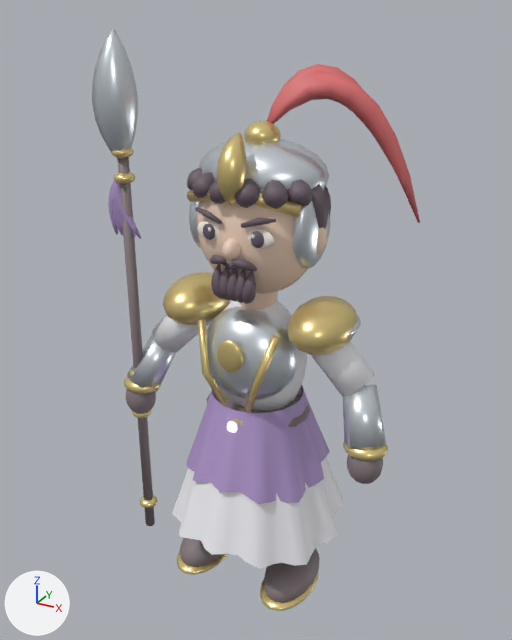
The glTF model samkok/web/models/01-e1.glb: old version first, new version second.
The view is the same before and after, from a 50 mm camera at (1.9, -3.47, 3.61) aimed at (-0.03, 0.04, 1.86). Lighting does not change. The marker at lower left points along +X, +Y and +Z. The picture after the commit comes second.

Before the edit, the objects in view are built like this:
```python
me_01_t1_silver_phoenix_mesh = bpy.data.meshes.new('01_T1_Silver Phoenix_Mesh')
me_01_t1_silver_phoenix_mesh.from_pydata(...)  # 10554 vertices, 19320 faces; spans x -0.96..0.92, y -0.59..0.59, z 0.02..3.51
me_01_t1_silver_phoenix_mesh.materials.append(mat_silk_e4e4ef)  # white #f3f3f8
me_01_t1_silver_phoenix_mesh.materials.append(mat_accent_71519c)  # purple #b299cd
me_01_t1_silver_phoenix_mesh.materials.append(mat_antique_gold)  # yellow #edd691
me_01_t1_silver_phoenix_mesh.materials.append(mat_hair_251b22)  # dark grey #6a5c66
me_01_t1_silver_phoenix_mesh.materials.append(mat_warm_skin)  # beige #f7d9c3
me_01_t1_silver_phoenix_mesh.materials.append(mat_ink)  # grey #635f70
me_01_t1_silver_phoenix_mesh.materials.append(mat_ivory)  # white #faf5eb
me_01_t1_silver_phoenix_mesh.materials.append(mat_boot_leather)  # grey #85787c
me_01_t1_silver_phoenix_mesh.materials.append(mat_magic_b4a1ff)  # purple #dbd0ff, glowing purple #dbd0ff
me_01_t1_silver_phoenix_mesh.materials.append(mat_steel)  # white #dfe7ee
me_01_t1_silver_phoenix_mesh.materials.append(mat_horsehair_crest)  # pink #dd7172
ob_01_t1_silver_phoenix_mesh = bpy.data.objects.new('01_T1_Silver Phoenix_Mesh', me_01_t1_silver_phoenix_mesh)
ob_01_t1_silver_phoenix_mesh.location = (0.0, 0.0, 0.0)
```
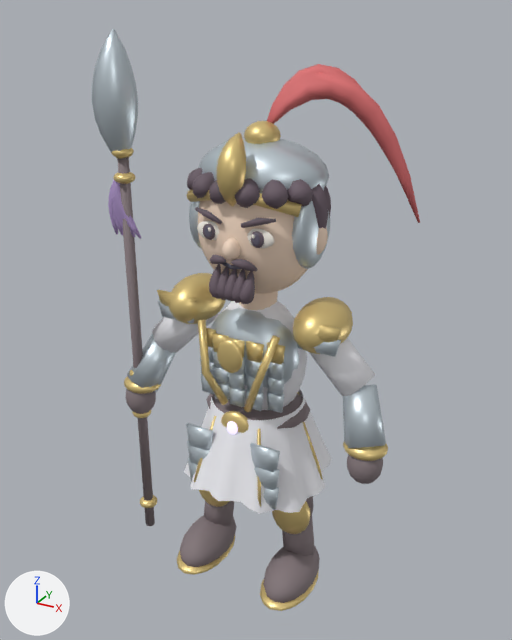
Where the change shows, as pixel boxes (x1, y1, x2, y2) in the pictures (512 x 640 px; the box of a moved part takes in the faces that stretch with it):
part 1 of me_01_t1_silver_phoenix_mesh, moved or reshaped: before (207, 306, 297, 400); after (210, 308, 300, 388)
part 2 of me_01_t1_silver_phoenix_mesh, deleted (mostly hidden): before (348, 315, 361, 337)
part 3 of me_01_t1_silver_phoenix_mesh, moved or reshaped: before (163, 264, 358, 569); after (157, 264, 353, 514)

The change in detail:
me_01_t1_silver_phoenix_mesh is used by ob_01_t1_silver_phoenix_mesh; location (0.0, 0.0, 0.0).
me_01_t1_silver_phoenix_mesh had 10554 vertices, 19320 faces and spanned x -0.96..0.92, y -0.59..0.59, z 0.02..3.51.
me_01_t1_silver_phoenix_mesh now has 10232 vertices, 18716 faces and spans x -0.96..0.92, y -0.49..0.49, z 0.02..3.51.
me_01_t1_silver_phoenix_mesh part 1: the loose piece of 176 vertices spanning x -0.31..0.31, y -0.32..0.12, z 1.4..2.0 is scaled about its middle by (1, 0.909, 1), then moved by (0.0, 0.04, 0.0).
me_01_t1_silver_phoenix_mesh part 2: the loose piece of 176 vertices spanning x 0.29..0.63, y -0.2..0.26, z 1.88..1.99 is deleted.
me_01_t1_silver_phoenix_mesh part 3: 716 vertices moved from x -0.62..0.62, y -0.59..0.59, z 0.44..2.27 to x -0.59..0.59, y -0.49..0.49, z 0.77..2.27; 311 vertices removed from x -0.48..0.48, y -0.48..0.48, z 0.83..2.17; 341 vertices added at x -0.61..0.61, y -0.38..-0.16, z 0.81..2.18.
Other edits to the shape of me_01_t1_silver_phoenix_mesh do not show in these pictures.
